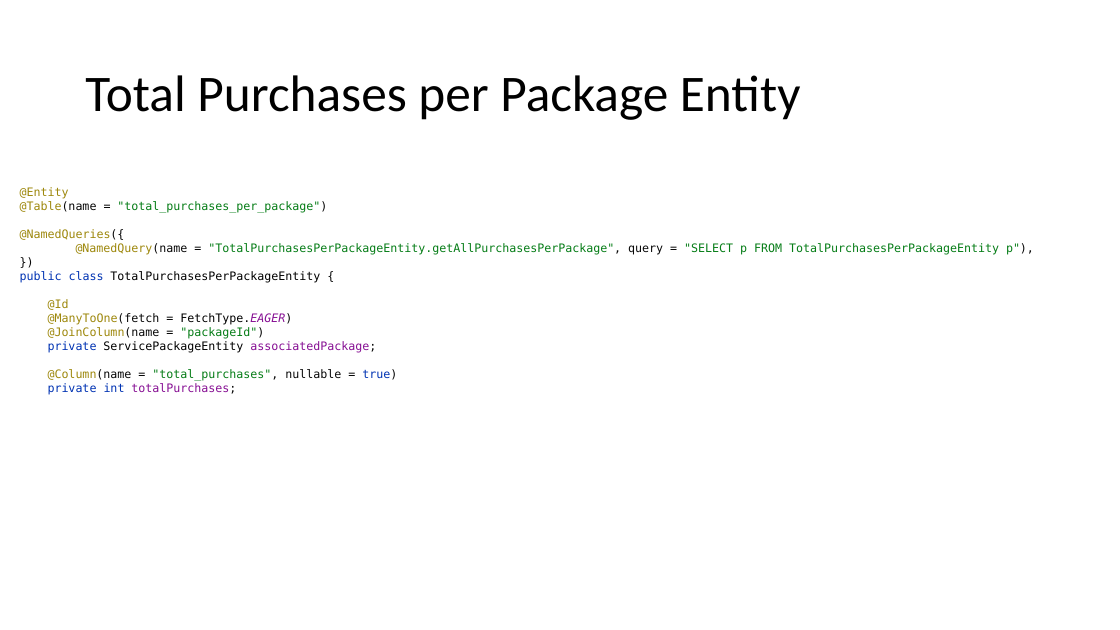
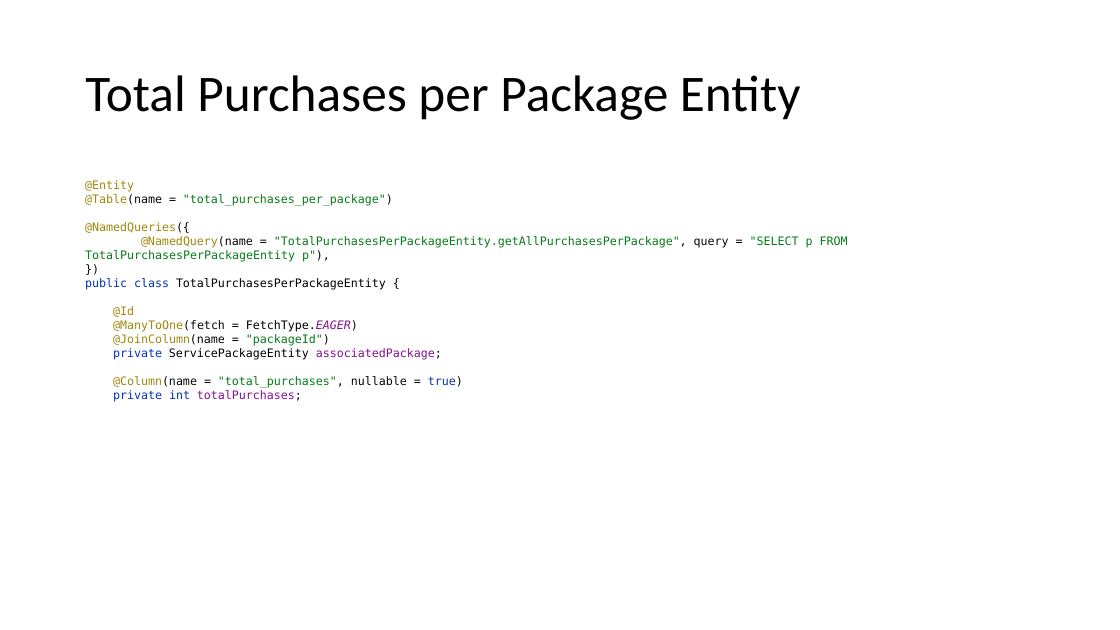
Before and after one commit to priscia99/databases-2-project, a slide deck: slide 49 of Deliverables/Report/Report.pptx. Drawn at 1120x630 pixels with LibreOffice and Linux fonts; fonts in the diff are those of the drawing. Boxes give left, top, right and bottom in pixels: in the first picture for what was removed or moved away, otherwise in the second. Text is boxed around its words. In the diff, an @@ line names an element or a change of style, - is before the commit and + after.

```diff
--- a/Deliverables/Report/Report.pptx
+++ b/Deliverables/Report/Report.pptx
@@ text "@Entity @Table(name = "total_purchases_per_package") @NamedQ ..." rewrapped from [20, 187, 1034, 395] to [85, 180, 848, 402] @@
```
Also in this commit, not shown: 13 other slides changed, 7 other files.
